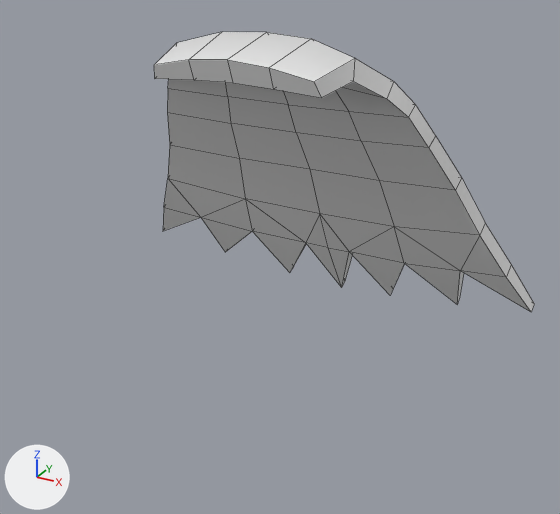
Renders of the FBX model Assets/Game/Models/Cloak.fbx from each side of a commit.
The view is the same before and after, from a camera (50 mm lens) standing at (0.57, -0.932, 0.962) and looking at (0.021, 0.065, 0.464). The lights are fixed; the arrows at lower left show +X, +Y and +Z. Mesh edges are drawn as thin lines.

Script lines for the objects in view, before the commit:
```python
me_mesh = bpy.data.meshes.new('Mesh')
me_mesh.from_pydata(...)  # 102 vertices, 120 faces; spans x -38.4..38.4, y -7.8..14.8, z -58.2..3.9
ob_cloak03 = bpy.data.objects.new('Cloak03', me_mesh)
ob_cloak03.location = (-0.004, 0.049, 0.776)
ob_cloak03.rotation_euler = (0.349, 0.0, 0.0)  # degrees (20, 0, 0)
ob_cloak03.scale = (0.01, 0.01, 0.01)
```
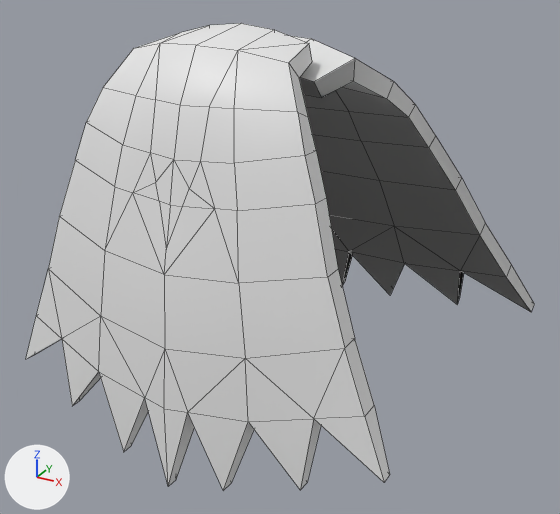
Location of each change, [x1, y1, x2, y2] in pixels of the pictures (560 x 514 px):
'Cloak03', reshaped, moved, turned, rescaled: before [154, 32, 534, 312]; after [26, 23, 534, 490]
part 1 of me_mesh, added (black): after [292, 36, 534, 312]
part 2 of me_mesh, built on: before [154, 32, 355, 82]; after [105, 25, 309, 283]

The change in detail:
me_mesh is used by ob_cloak03; location (-0.004, 0.049, 0.776); rotation (0.349, 0.0, 0.0), in degrees (20, 0, 0); scale (0.01, 0.01, 0.01).
me_mesh had 102 vertices, 120 faces and spanned x -38.4..38.4, y -7.8..14.8, z -58.2..3.9.
me_mesh now has 215 vertices, 260 faces and spans x -47.5..48.0, y -46.6..14.8, z -58.2..3.9.
me_mesh part 1: the loose piece of 102 vertices spanning x -38.4..38.4, y -7.8..14.8, z -58.2..3.9 is copied, and the copy is multiplied about its middle by the matrix ((-1.244, 0.0, 0.0), (0.0, -0.94, 0.342), (0.0, 0.342, 0.94)), then moved by (0.3, -29.0, 1.3); it spans x -47.5..48.0, y -46.6..-4.3, z -51.8..1.8.
Part 2, on me_mesh:
10 faces are deleted.
11 vertices are added at x -8.0..8.0, y 6.8..11.7, z -22.1..-4.2.
30 new faces join them.
Object 'Cloak03' (ob_cloak03) moves from (-0.004, 0.049, 0.776) to (-0.001, -0.08, 0.791).
Object 'Cloak03' (ob_cloak03) turns from (20, 0, 0) to (0, 0, -180) degrees about x, y and z.
Object 'Cloak03' (ob_cloak03) is rescaled from (0.01, 0.01, 0.01) to (0.00804, 0.01, 0.01).
